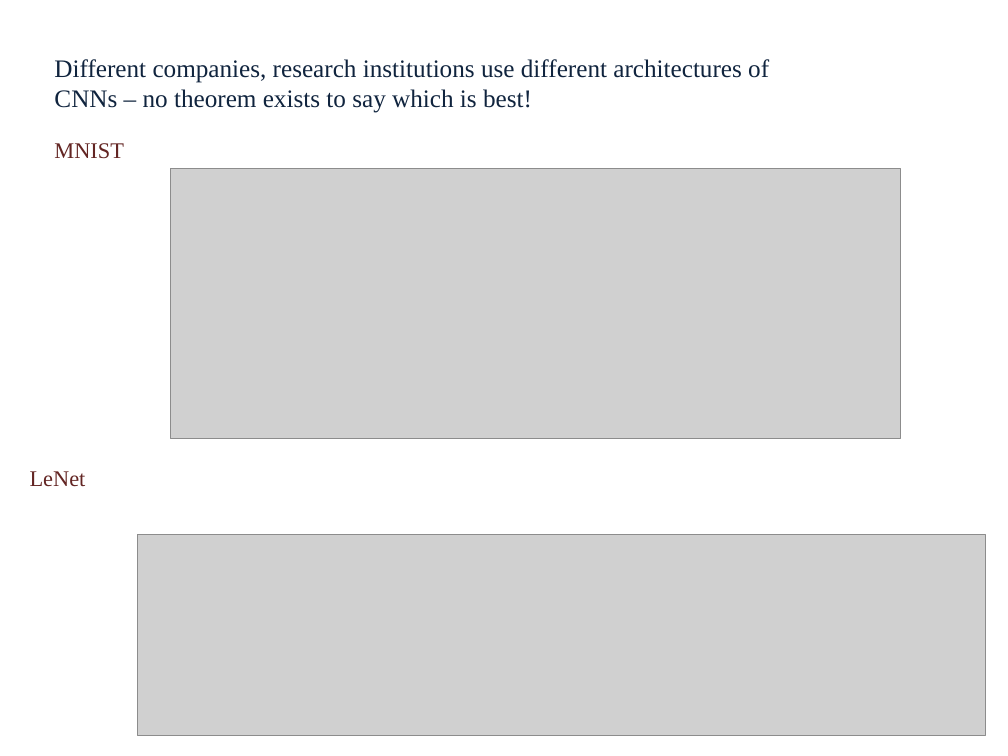
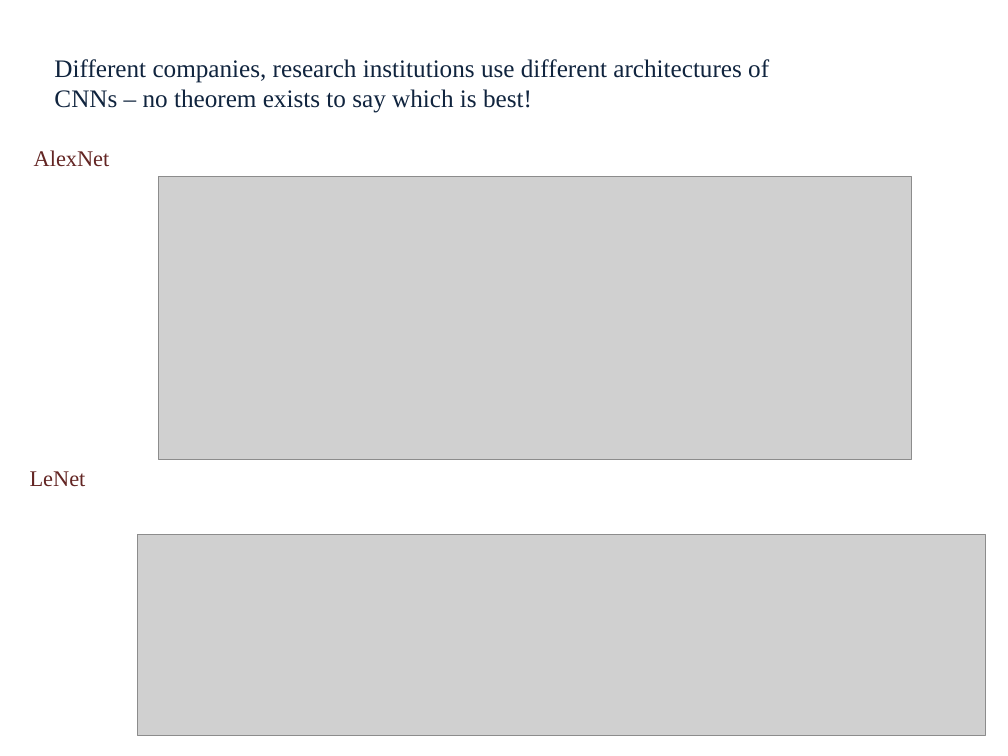
Before and after one commit to dcusworth/image_spark_mpi, a slide deck: slide 7 of benchmarks/Update_Rafa_1.pptx. Drawn at 1008x756 pixels with LibreOffice and Linux fonts; fonts in the diff are those of the drawing; grey boxes stand for pictures. Boxes give left, top, right and bottom in pixels: in the first picture for what was removed or moved away, otherwise in the second. Text is boxed around its words. In the diff, an @@ line names an element or a change of style, - is before the commit and + after.

Commit message:
update ppt

```diff
--- a/benchmarks/Update_Rafa_1.pptx
+++ b/benchmarks/Update_Rafa_1.pptx
@@ text removed at (x1=54, y1=143, x2=123, y2=159) @@
-MNIST
@@ text added at (x1=34, y1=150, x2=110, y2=167), 16 pt, text #632523 @@
+AlexNet
@@ picture resized from (x1=170, y1=168, x2=900, y2=438) to (x1=158, y1=176, x2=911, y2=459) @@
```
